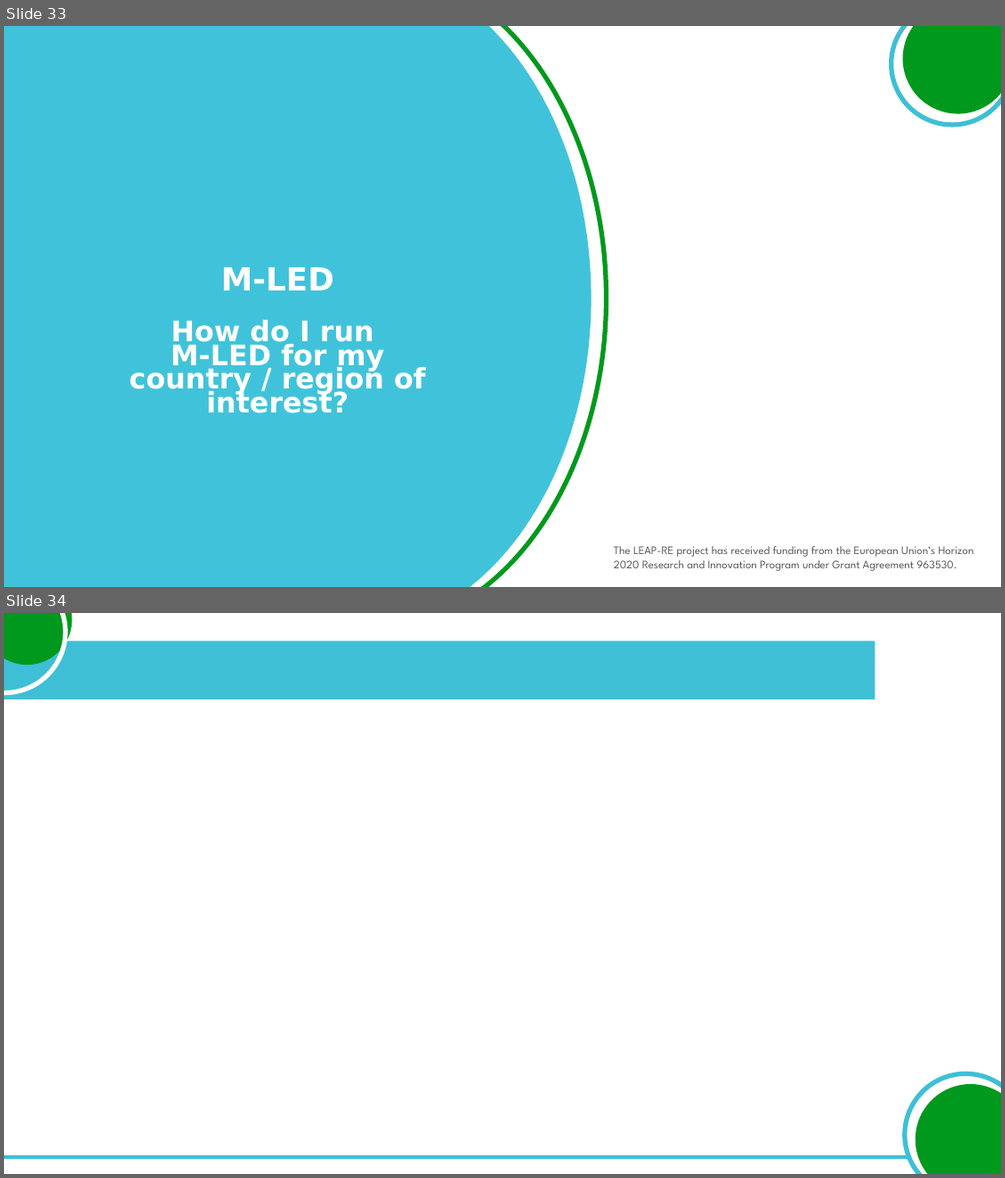
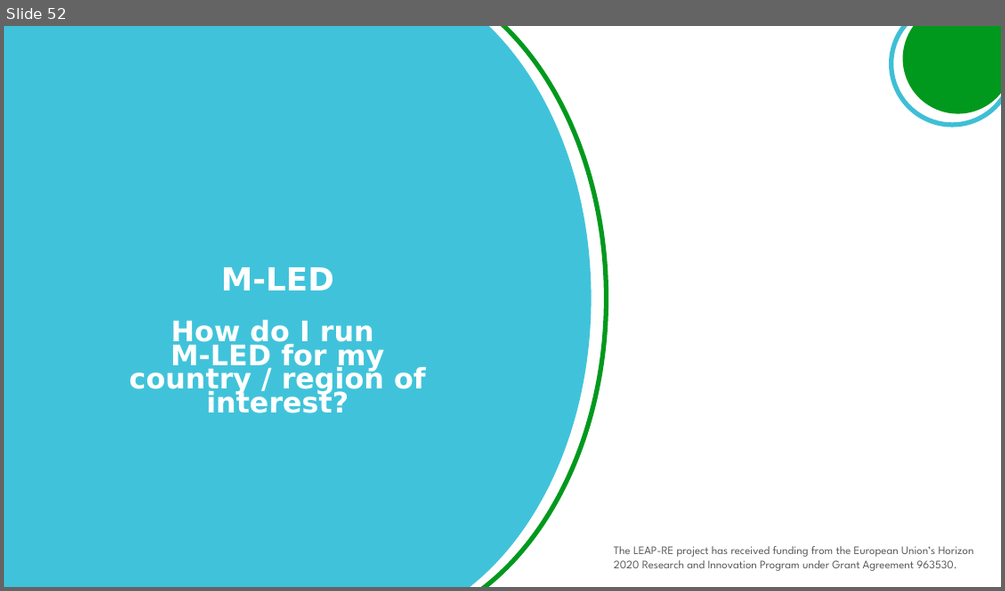
Before and after one commit to giacfalk/RE4AFAGRI_platform, a slide deck: capacity_building/M-LED_slide_pack.pptx. Shown one above the other, each under a label of ours: slides 33 and 34 before the commit, slide 52 after it. The pictures are 1005x1178 and 1005x591 pixels, drawn with LibreOffice and Linux fonts; fonts in the diff are those of the drawing; background and template pictures are left out. Boxes give left, top, right and bottom in pixels: in the first picture for what was removed or moved away, otherwise in the second. Text is boxed around its words. In the diff, an @@ line names an element or a change of style, - is before the commit and + after.

```diff
--- a/capacity_building/M-LED_slide_pack.pptx
+++ b/capacity_building/M-LED_slide_pack.pptx
@@ slide 34 removed at (x1=4, y1=613, x2=1001, y2=1174), background #FFFFFF @@
@@ ellipse removed at (x1=4, y1=613, x2=78, y2=670) @@
@@ ellipse removed at (x1=4, y1=613, x2=65, y2=693) @@
@@ rectangle removed at (x1=4, y1=641, x2=875, y2=699) @@
@@ ellipse removed at (x1=898, y1=1066, x2=1001, y2=1174) @@
@@ ellipse removed at (x1=909, y1=1078, x2=1001, y2=1174) @@
@@ rectangle removed at (x1=4, y1=1155, x2=910, y2=1159) @@
@@ what was slide 33 is now slide 52 @@
```
Also in this commit, not shown: 4 slides changed, 28 slides added, 2 other slides removed, 18 other files.
